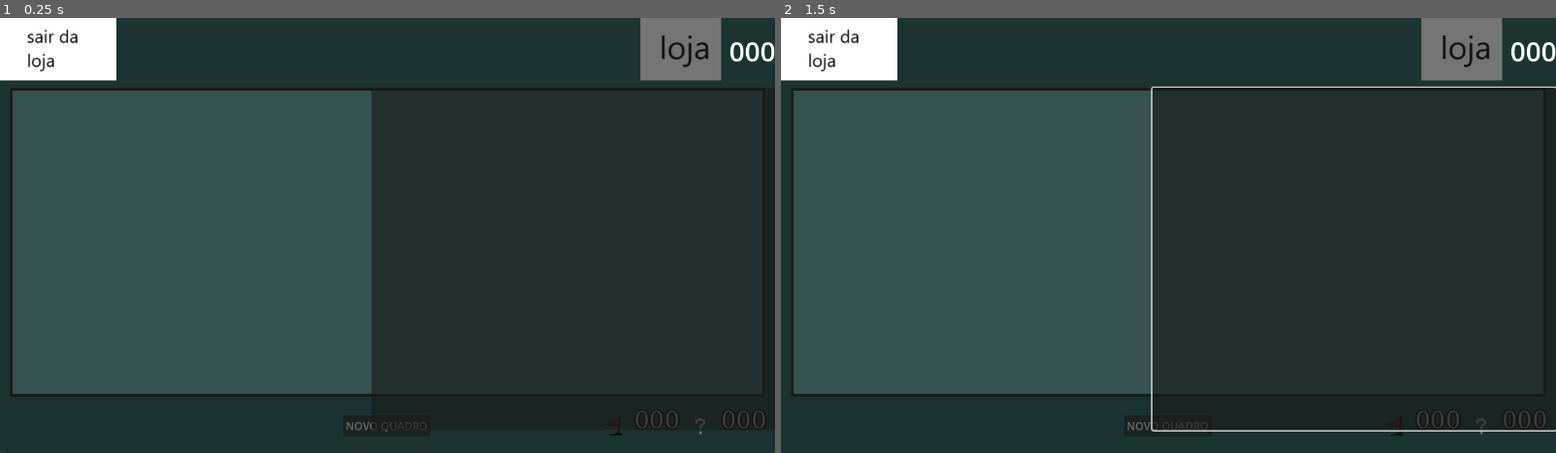
Above: before the commit, frames 1-2 (left to right).
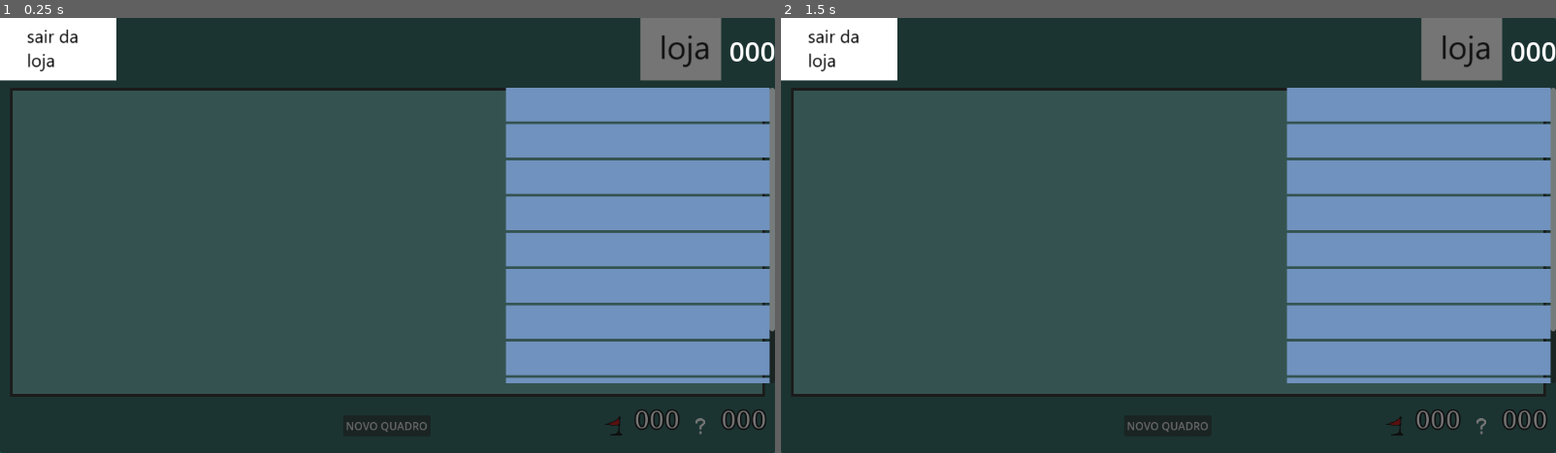
Above: after the commit, the same moments.

Repository: yuris2024/minesweeper
Game: Godot game, scene res://GameManager.tscn
Same seed, same stepped clock (60 frames per second), same inputs: the game is played once before the commit and once after it.
Inputs (mouse positions are in pixels of both pictures, inside the frame that each line leads up to):
- Up to frame 1 (0.25 s): no input
- Up to frame 2 (1.5 s): click (1486, 52) at 0.5 s; click "NOVO QUADRO" at 1.25 s

The runs differ from the first frame. In frame 1, 37% of the frame differs, in the area x 47-100%, y 16-95%; in frame 2, 37%, in the area x 47-100%, y 15-96%.

Commit message:
Expand shop skeleton
Create a scroll list, and structure for the viewer.

Diff:
--- a/shop.tscn
+++ b/shop.tscn
@@ -1,6 +1,7 @@
-[gd_scene load_steps=2 format=3 uid="uid://d1fsehcdbkfvq"]
+[gd_scene load_steps=3 format=3 uid="uid://d1fsehcdbkfvq"]
 
 [ext_resource type="Texture2D" uid="uid://gj15bt1cmf24" path="res://art/skin_default/sair_loja.png" id="1_wy81u"]
+[ext_resource type="Texture2D" uid="uid://c6xk0g2yev0wt" path="res://art/blue_shop_background.png" id="2_u6ywt"]
 
 [node name="Shop" type="PanelContainer"]
 anchors_preset = 15
@@ -39,10 +40,75 @@
 [node name="GridContainer" type="GridContainer" parent="VBoxContainer/HBoxContainer/CenterContainer"]
 layout_mode = 2
 
-[node name="ItemList" type="ItemList" parent="VBoxContainer/HBoxContainer"]
-custom_minimum_size = Vector2(600, 0)
+[node name="ScrollContainer" type="ScrollContainer" parent="VBoxContainer/HBoxContainer"]
+custom_minimum_size = Vector2(400, 300)
 layout_mode = 2
 
+[node name="VBoxContainer" type="VBoxContainer" parent="VBoxContainer/HBoxContainer/ScrollContainer"]
+layout_mode = 2
+size_flags_horizontal = 3
+size_flags_vertical = 3
+
+[node name="TextureRect" type="TextureRect" parent="VBoxContainer/HBoxContainer/ScrollContainer/VBoxContainer"]
+custom_minimum_size = Vector2(0, 50)
+layout_mode = 2
+texture = ExtResource("2_u6ywt")
+expand_mode = 1
+
+[node name="TextureRect2" type="TextureRect" parent="VBoxContainer/HBoxContainer/ScrollContainer/VBoxContainer"]
+custom_minimum_size = Vector2(0, 50)
+layout_mode = 2
+texture = ExtResource("2_u6ywt")
+expand_mode = 1
+
+[node name="TextureRect3" type="TextureRect" parent="VBoxContainer/HBoxContainer/ScrollContainer/VBoxContainer"]
+custom_minimum_size = Vector2(0, 50)
+layout_mode = 2
+texture = ExtResource("2_u6ywt")
+expand_mode = 1
+
+[node name="TextureRect4" type="TextureRect" parent="VBoxContainer/HBoxContainer/ScrollContainer/VBoxContainer"]
+custom_minimum_size = Vector2(0, 50)
+layout_mode = 2
+texture = ExtResource("2_u6ywt")
+expand_mode = 1
+
+[node name="TextureRect5" type="TextureRect" parent="VBoxContainer/HBoxContainer/ScrollContainer/VBoxContainer"]
+custom_minimum_size = Vector2(0, 50)
+layout_mode = 2
+texture = ExtResource("2_u6ywt")
+expand_mode = 1
+
+[node name="TextureRect6" type="TextureRect" parent="VBoxContainer/HBoxContainer/ScrollContainer/VBoxContainer"]
+custom_minimum_size = Vector2(0, 50)
+layout_mode = 2
+texture = ExtResource("2_u6ywt")
+expand_mode = 1
+
+[node name="TextureRect7" type="TextureRect" parent="VBoxContainer/HBoxContainer/ScrollContainer/VBoxContainer"]
+custom_minimum_size = Vector2(0, 50)
+layout_mode = 2
+texture = ExtResource("2_u6ywt")
+expand_mode = 1
+
+[node name="TextureRect8" type="TextureRect" parent="VBoxContainer/HBoxContainer/ScrollContainer/VBoxContainer"]
+custom_minimum_size = Vector2(0, 50)
+layout_mode = 2
+texture = ExtResource("2_u6ywt")
+expand_mode = 1
+
+[node name="TextureRect9" type="TextureRect" parent="VBoxContainer/HBoxContainer/ScrollContainer/VBoxContainer"]
+custom_minimum_size = Vector2(0, 50)
+layout_mode = 2
+texture = ExtResource("2_u6ywt")
+expand_mode = 1
+
+[node name="TextureRect10" type="TextureRect" parent="VBoxContainer/HBoxContainer/ScrollContainer/VBoxContainer"]
+custom_minimum_size = Vector2(0, 50)
+layout_mode = 2
+texture = ExtResource("2_u6ywt")
+expand_mode = 1
+
 [node name="HBoxContainer2" type="HBoxContainer" parent="VBoxContainer"]
-custom_minimum_size = Vector2(0, 30)
+custom_minimum_size = Vector2(0, 100)
 layout_mode = 2
Binary file added: art/blue_shop_background.png
Not shown, added: art/blue_shop_background.png.import
